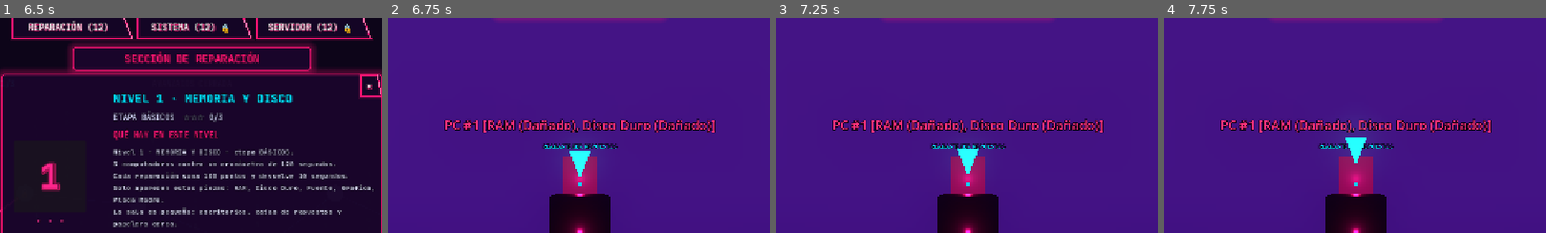
Above: before the commit, frames 1-4 (left to right).
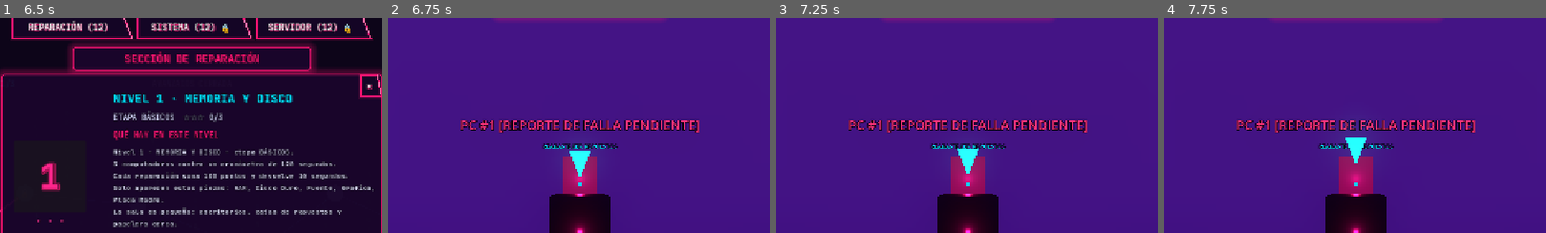
Above: after the commit, the same moments.

Repository: santiago9seijas-bit/computer-technician-3D
Game: Godot game, scene res://scenes/menus/MainMenu.tscn
Two runs of this game, one before a commit and one after it. Both use one fixed random seed, a clock stepped at 60 frames per second and the inputs below.
Inputs:
- Up to frame 1 (6.5 s): click "JUGAR" at 0.5 s; click "◄ VOLVER" at 1.25 s; click "JUGAR" at 2 s; click "NIVELES" at 2.75 s; click "REPARACIÓN (12)" at 3.5 s; click "SISTEMA (12) 🔒" at 4.25 s; click "SERVIDOR (12) 🔒" at 5 s; click "1" at 5.75 s
- Up to frame 2 (6.75 s): click "JUGAR NIVEL" at 6.5 s
- Up to frame 3 (7.25 s): no input
- Up to frame 4 (7.75 s): click "1. Estrella ★" at 7.25 s
The pictures show only the part of the screen within x 25-75%, y 11-61%; the shares and areas given below are measured in that part.

Frame 1 is identical in both runs. In frame 2, 2.9% of the frame differs, in the area x 14-86%, y 46-54%; in frame 3, 2.9%; in frame 4, 2.9%.

Commit message:
feat: mecanica de deduccion y diagnostico de fallas por reporte del cliente sin spoilear componentes

Diff:
--- a/scripts/components/ComputerCase.gd
+++ b/scripts/components/ComputerCase.gd
@@ -2,10 +2,13 @@
 
 @export var pc_id: int = 1
 
-# Estado de los componentes de esta computadora ("broken", "empty", "fixed")
+# Componente que tiene la falla real en esta PC ("RAM" o "Disco Duro")
+var target_fault_component: String = "RAM"
+var symptom_report: String = ""
+
 var components: Dictionary = {
 	"RAM": "broken",
-	"Disco Duro": "broken"
+	"Disco Duro": "ok"
 }
 
 var saved_screw_type: String = ""
@@ -19,9 +22,40 @@
 var inspection_modal_scene: PackedScene = preload("res://scenes/ui/PCInspectionModal.tscn")
 var original_arrow_y: float = 0.0
 
+var ram_symptoms = [
+	"El cliente reporta: 'La PC enciende los ventiladores pero no da video y emite 3 pitidos cortos intermitentes. Se reinicia en bucle.'",
+	"El cliente reporta: 'Al abrir programas pesados o juegos, la máquina sufre pantallazos azules continuos con error MEMORY_MANAGEMENT.'",
+	"El cliente reporta: 'Windows se congela en el logo de carga y el test de arranque indica fallo de paridad en los buses de datos.'"
+]
+
+var hdd_symptoms = [
+	"El cliente reporta: 'Al encender aparece pantalla negra con el mensaje: 'No bootable device found'. La BIOS no detecta ninguna unidad de almacenamiento.'",
+	"El cliente reporta: 'Windows no termina de cargar y tira pantallazo azul con código UNMOUNTABLE_BOOT_VOLUME. El equipo no halla el sistema.'",
+	"El cliente reporta: 'La máquina se queda congelada al 100% de uso de disco y arroja error de redundancia cíclica (CRC) al leer archivos.'"
+]
+
 func _ready() -> void:
 	if arrow_mesh:
 		original_arrow_y = arrow_mesh.position.y
+
+	# Elegir falla y síntoma técnico
+	var rng = RandomNumberGenerator.new()
+	rng.randomize()
+	if rng.randf() > 0.5:
+		target_fault_component = "Disco Duro"
+		symptom_report = hdd_symptoms[rng.randi_range(0, hdd_symptoms.size() - 1)]
+		components = {
+			"RAM": "ok",
+			"Disco Duro": "broken"
+		}
+	else:
+		target_fault_component = "RAM"
+		symptom_report = ram_symptoms[rng.randi_range(0, ram_symptoms.size() - 1)]
+		components = {
+			"RAM": "broken",
+			"Disco Duro": "ok"
+		}
+
 	update_3d_state()
 
 func _process(delta: float) -> void:
@@ -30,10 +64,7 @@
 		arrow_mesh.position.y = original_arrow_y + sin(t * 3.0) * 0.08
 
 func is_fully_repaired() -> bool:
-	for comp in components:
-		if components[comp] != "fixed":
-			return false
-	return true
+	return components.get(target_fault_component) == "fixed"
 
 func update_3d_state() -> void:
 	if not label_3d:
@@ -45,22 +76,21 @@
 			GameManager.computers_fixed += 1
 			GameManager.register_repair(150, 15.0)
 
-		label_3d.text = "PC #%d [REPARADA ✓]" % pc_id
+		label_3d.text = "PC #%d [REPARADA Y OPERATIVA ✓]" % pc_id
 		label_3d.modulate = Color(0.0, 1.0, 0.4, 1.0)
 		if arrow_mesh:
 			arrow_mesh.visible = false
 		if status_light:
 			status_light.light_color = Color(0.0, 1.0, 0.5, 1.0)
 	else:
-		var pending = []
-		for comp in components:
-			if components[comp] == "empty":
-				pending.append(comp + " (Vacío)")
-			elif components[comp] == "broken":
-				pending.append(comp + " (Dañado)")
+		var state_comp = components.get(target_fault_component)
+		if state_comp == "empty":
+			label_3d.text = "PC #%d [ESPERANDO REPUESTO: %s]" % [pc_id, target_fault_component]
+			label_3d.modulate = Color(1.0, 0.75, 0.1, 1.0)
+		else:
+			label_3d.text = "PC #%d [REPORTE DE FALLA PENDIENTE]" % pc_id
+			label_3d.modulate = Color(1.0, 0.2, 0.45, 1.0)
 
-		label_3d.text = "PC #%d [%s]" % [pc_id, ", ".join(pending)]
-		label_3d.modulate = Color(1.0, 0.2, 0.45, 1.0)
 		if arrow_mesh:
 			arrow_mesh.visible = true
 		if status_light:
@@ -68,8 +98,8 @@
 
 func get_interaction_prompt() -> String:
 	if is_completed:
-		return "PC #%d: Equipo 100%% reparado y operativo" % pc_id
-	return "[E] Abrir Gabinete PC #%d (Inspeccionar componentes)" % pc_id
+		return "PC #%d: Equipo 100%% reparado y testeado" % pc_id
+	return "[E] PC #%d: Diagnosticar falla del cliente" % pc_id
 
 func interact(player) -> void:
 	player.set_movement_enabled(false)
--- a/scripts/ui/PCInspectionModal.gd
+++ b/scripts/ui/PCInspectionModal.gd
@@ -23,79 +23,88 @@
 
 	btn_comp_ram.pressed.connect(_on_ram_clicked)
 	btn_comp_hdd.pressed.connect(_on_hdd_clicked)
-	btn_comp_gpu.pressed.connect(func(): _show_ok_hint("Tarjeta Gráfica RTX 4070"))
-	btn_comp_psu.pressed.connect(func(): _show_ok_hint("Fuente de Poder 850W Gold"))
-	btn_comp_mobo.pressed.connect(func(): _show_ok_hint("Placa Madre Z790"))
+	btn_comp_gpu.pressed.connect(_on_gpu_clicked)
+	btn_comp_psu.pressed.connect(_on_psu_clicked)
+	btn_comp_mobo.pressed.connect(_on_mobo_clicked)
 
 func setup_pc(pc_node) -> void:
 	current_pc = pc_node
-	title_label.text = "INSPECCIÓN DE GABINETE: COMPUTADORA #%d" % current_pc.pc_id
+	title_label.text = "DIAGNÓSTICO TÉCNICO: COMPUTADORA #%d" % current_pc.pc_id
 	_refresh_ui()
 
 func _refresh_ui() -> void:
 	if current_pc == null:
 		return
 
-	var ram_status = current_pc.components.get("RAM", "broken")
-	var hdd_status = current_pc.components.get("Disco Duro", "broken")
+	var ram_status = current_pc.components.get("RAM", "ok")
+	var hdd_status = current_pc.components.get("Disco Duro", "ok")
 
-	# Cuadro 1: Memoria RAM
+	# Cuadro 1: Memoria RAM (NO revela si está rota de antemano)
 	match ram_status:
-		"broken":
-			btn_comp_ram.text = "MEMORIA RAM\n\n[ QUEMADA ]\n▶ Clic para desarmar"
-			btn_comp_ram.modulate = Color(1.0, 0.25, 0.45, 1.0)
 		"empty":
-			btn_comp_ram.text = "MEMORIA RAM\n\n[ SLOT VACÍO ]\n▶ Clic para instalar"
+			btn_comp_ram.text = "MEMORIA RAM\n\n[ SLOT VACÍO ]\n▶ Clic para instalar repuesto"
 			btn_comp_ram.modulate = Color(1.0, 0.85, 0.1, 1.0)
 		"fixed":
-			btn_comp_ram.text = "MEMORIA RAM\n\nDDR5 16GB\n[ INSTALADA ✓ ]"
+			btn_comp_ram.text = "MEMORIA RAM\n\nDDR5 16GB\n[ INSTALADA Y TESTEADA ✓ ]"
 			btn_comp_ram.modulate = Color(0.0, 1.0, 0.5, 1.0)
+		_:
+			btn_comp_ram.text = "MEMORIA RAM\n\nDDR5 16GB\n[ INSTALADA EN ZÓCALO ]"
+			btn_comp_ram.modulate = Color(0.15, 0.85, 1.0, 0.9)
 
-	# Cuadro 2: Disco Duro
+	# Cuadro 2: Disco Duro (NO revela si está roto de antemano)
 	match hdd_status:
-		"broken":
-			btn_comp_hdd.text = "DISCO DURO\n\n[ ERROR SMART ]\n▶ Clic para desarmar"
-			btn_comp_hdd.modulate = Color(1.0, 0.25, 0.45, 1.0)
 		"empty":
-			btn_comp_hdd.text = "DISCO DURO\n\n[ BAHÍA VACÍA ]\n▶ Clic para instalar"
+			btn_comp_hdd.text = "DISCO DURO\n\n[ BAHÍA VACÍA ]\n▶ Clic para instalar repuesto"
 			btn_comp_hdd.modulate = Color(1.0, 0.85, 0.1, 1.0)
 		"fixed":
-			btn_comp_hdd.text = "DISCO DURO\n\nSATA SSD 1TB\n[ INSTALADO ✓ ]"
+			btn_comp_hdd.text = "DISCO DURO\n\nSATA SSD 1TB\n[ INSTALADO Y TESTEADO ✓ ]"
 			btn_comp_hdd.modulate = Color(0.0, 1.0, 0.5, 1.0)
+		_:
+			btn_comp_hdd.text = "DISCO DURO\n\nSATA SSD 1TB\n[ INSTALADO EN BAHÍA ]"
+			btn_comp_hdd.modulate = Color(0.15, 0.85, 1.0, 0.9)
 
-	# Cuadros sanos (OK)
-	btn_comp_gpu.text = "TARJETA GRÁFICA\n\nRTX 4070 OC\n[ ESTADO OK ✓ ]"
-	btn_comp_gpu.modulate = Color(0.0, 0.85, 0.95, 0.85)
+	# Cuadros sanos (Presentación técnica uniforme)
+	btn_comp_gpu.text = "TARJETA GRÁFICA\n\nRTX 4070 OC\n[ INSTALADA EN PCIE ]"
+	btn_comp_gpu.modulate = Color(0.15, 0.85, 1.0, 0.9)
 
-	btn_comp_psu.text = "FUENTE DE PODER\n\n850W GOLD\n[ ESTADO OK ✓ ]"
-	btn_comp_psu.modulate = Color(0.0, 0.85, 0.95, 0.85)
+	btn_comp_psu.text = "FUENTE DE PODER\n\n850W GOLD\n[ INSTALADA ]"
+	btn_comp_psu.modulate = Color(0.15, 0.85, 1.0, 0.9)
 
-	btn_comp_mobo.text = "PLACA MADRE\n\nCHIPSET Z790\n[ ESTADO OK ✓ ]"
-	btn_comp_mobo.modulate = Color(0.0, 0.85, 0.95, 0.85)
+	btn_comp_mobo.text = "PLACA MADRE\n\nCHIPSET Z790\n[ INSTALADA ]"
+	btn_comp_mobo.modulate = Color(0.15, 0.85, 1.0, 0.9)
 
-	# Cuadro de Estado del Equipo
+	# Mostrar el reporte del cliente en el resumen
 	if current_pc.is_fully_repaired():
 		pc_state_badge.text = "PC COMPLETAMENTE REPARADA\nLISTA PARA ENTREGA ✓"
 		pc_state_badge.modulate = Color(0, 1, 0.5, 1)
-		status_summary.text = "Todos los componentes de este equipo funcionan al 100%."
+		status_summary.text = "¡Diagnóstico y reparación exitosos! La máquina bootea al 100%."
 		status_summary.modulate = Color(0, 1, 0.5, 1)
 	else:
-		pc_state_badge.text = "EN REPARACIÓN\nSE REQUIEREN REPUESTOS"
+		pc_state_badge.text = "FALLA ACTIVA\nDEDUCE EL COMPONENTE"
 		pc_state_badge.modulate = Color(1, 0.8, 0.1, 1)
-		status_summary.text = "Selecciona un componente averiado o vacío para trabajar en él."
+		status_summary.text = current_pc.symptom_report
 		status_summary.modulate = Color(1, 0.85, 0.2, 1)
 
 func _on_ram_clicked() -> void:
 	if current_pc == null:
 		return
-	var ram_status = current_pc.components.get("RAM", "broken")
+	var ram_status = current_pc.components.get("RAM", "ok")
 	if ram_status == "fixed":
-		_show_ok_hint("Memoria RAM")
+		_show_feedback("La Memoria RAM ya fue cambiada y funciona sin errores.", true)
 		return
 
+	# Si la RAM está vacía O si la falla de este equipo era la RAM:
+	if ram_status == "empty" or current_pc.target_fault_component == "RAM":
+		_open_ram_minigame(ram_status == "empty")
+	else:
+		# Diagnóstico erróneo: la RAM no era la causa
+		GameManager.register_error(2.0)
+		_show_feedback("❌ Diagnóstico incorrecto: La Memoria RAM pasó los tests de paridad. No causa este síntoma.", false)
+
+func _open_ram_minigame(is_empty: bool) -> void:
 	visible = false
 	var minigame = ram_minigame_scene.instantiate()
-	minigame.start_as_empty_slot = (ram_status == "empty")
+	minigame.start_as_empty_slot = is_empty
 	get_tree().root.add_child(minigame)
 
 	minigame.connect("old_part_extracted", func():
@@ -116,14 +125,23 @@
 func _on_hdd_clicked() -> void:
 	if current_pc == null:
 		return
-	var hdd_status = current_pc.components.get("Disco Duro", "broken")
+	var hdd_status = current_pc.components.get("Disco Duro", "ok")
 	if hdd_status == "fixed":
-		_show_ok_hint("Disco Duro")
+		_show_feedback("El Disco Duro ya fue cambiado y funciona sin errores.", true)
 		return
 
+	# Si la bahía está vacía O si la falla de este equipo era el Disco Duro:
+	if hdd_status == "empty" or current_pc.target_fault_component == "Disco Duro":
+		_open_hdd_minigame(hdd_status == "empty")
+	else:
+		# Diagnóstico erróneo
+		GameManager.register_error(2.0)
+		_show_feedback("❌ Diagnóstico incorrecto: El Disco Duro responde al SMART al 100%. No causa este síntoma.", false)
+
+func _open_hdd_minigame(is_empty: bool) -> void:
 	visible = false
 	var minigame = hdd_minigame_scene.instantiate()
-	minigame.start_as_empty_slot = (hdd_status == "empty")
+	minigame.start_as_empty_slot = is_empty
 	if current_pc.saved_screw_type != "":
 		minigame.screw_type = current_pc.saved_screw_type
 
@@ -145,9 +163,21 @@
 		_refresh_ui()
 	)
 
-func _show_ok_hint(comp_name: String) -> void:
-	status_summary.text = "%s: Este componente ya fue testeado y funciona sin errores." % comp_name
-	status_summary.modulate = Color(0, 1, 0.5, 1)
+func _on_gpu_clicked() -> void:
+	GameManager.register_error(2.0)
+	_show_feedback("❌ Diagnóstico incorrecto: La GPU da video y sus voltajes PCIe son normales. No es la causa.", false)
+
+func _on_psu_clicked() -> void:
+	GameManager.register_error(2.0)
+	_show_feedback("❌ Diagnóstico incorrecto: La Fuente de Poder entrega los 12V y 5V estables. No es la causa.", false)
+
+func _on_mobo_clicked() -> void:
+	GameManager.register_error(2.0)
+	_show_feedback("❌ Diagnóstico incorrecto: La Placa Madre no tiene pistas cortadas ni capacitores hinchados.", false)
+
+func _show_feedback(msg: String, is_positive: bool) -> void:
+	status_summary.text = msg
+	status_summary.modulate = Color(0, 1, 0.5, 1) if is_positive else Color(1, 0.2, 0.3, 1)
 
 func _on_volver_pressed() -> void:
 	inspection_closed.emit()
